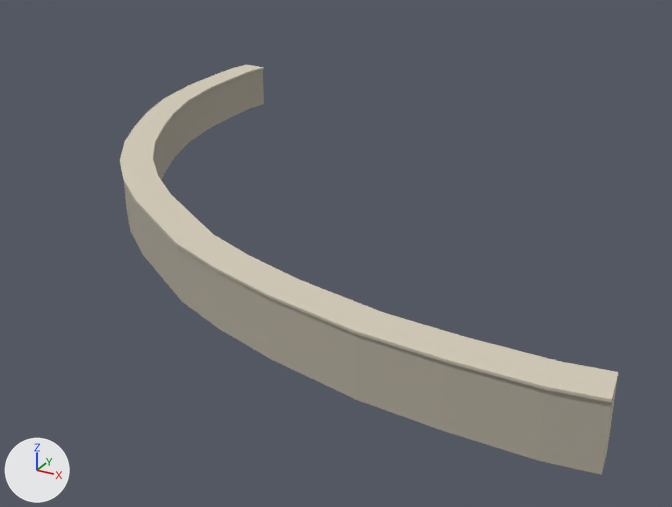
The glTF model public/village/focal-sites/dam.glb, before and after one commit.
Both versions are drawn from a camera (50 mm lens) standing at (86.1, -167.0, 71.7) and looking at (-1.2, -8.1, -7.7). Every picture has the same lights, and +X, +Y and +Z are marked at lower left. The older version comes first. Vertices at exactly the same position are counted once.

In view in the first picture: 'focal:dam'.
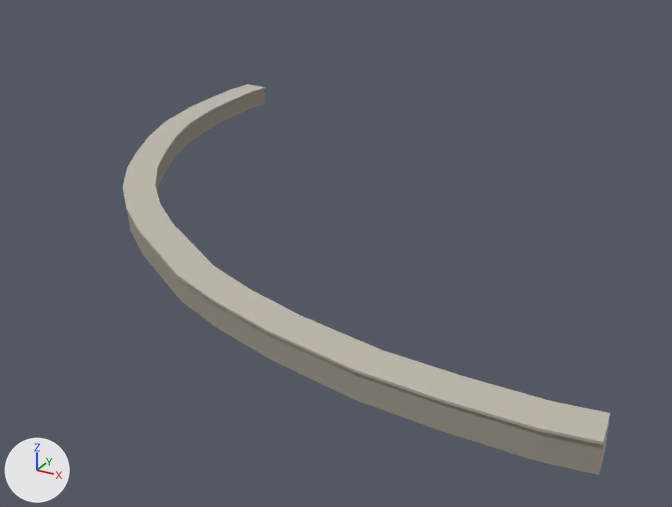
Changed parts and their boxes (x1, y1, x2, y2) in the pictures (672 x 507 px; the box of a moved part takes in the faces that stretch with it):
'focal:dam', reshaped, recoloured: before (120, 65, 618, 475); after (123, 84, 610, 475)
part 1 of me_focal_dam_mesh, moved or reshaped: before (124, 69, 618, 475); after (127, 89, 610, 475)
part 2 of me_focal_dam_mesh, moved or reshaped: before (120, 65, 618, 403); after (123, 84, 610, 445)
part 3 of me_focal_dam_mesh, recoloured: before (120, 68, 617, 472); after (123, 88, 609, 474)
part 4 of me_focal_dam_mesh, recoloured: before (124, 69, 618, 475); after (127, 89, 610, 475)
part 5 of me_focal_dam_mesh, recoloured: before (120, 65, 618, 399); after (123, 84, 610, 442)

What changed in the scene script:
```text
Change me_focal_dam_mesh:
    used by ob_focal_dam; location = (0.0, 0.0, 0.0)
    remove me_focal_dam_mesh.from_pydata(...)  # 144 vertices, 174 faces; spans x -73.2..69.2, y -69.0..65.1, z 0.0..11.2
    add me_focal_dam_mesh.from_pydata(...)  # 144 vertices, 174 faces; spans x -73.0..69.0, y -69.2..65.4, z 0.0..5.2
    me_focal_dam_mesh part 1: the loose piece of 72 vertices spanning x -72.8..69.2, y -68.6..65.1, z 0.0..10.8 is multiplied about the mesh origin by the matrix ((1.0, 0.004, 0.0), (-0.004, 1.0, 0.0), (0.0, 0.0, 0.442))
    me_focal_dam_mesh part 2: the loose piece of 72 vertices spanning x -73.2..69.2, y -69.0..65.1, z 10.8..11.2 is turned -0.2 degrees about the z axis through its middle, then moved by (0.0, 0.0, -6.0)
    me_focal_dam_mesh part 3: 72 faces centred in x -73.0..68.9, y -68.9..64.8, z 3.6..11.0 are repainted in the vertex colours; the middle colour goes from light grey #c5bdac to grey #afaa9e
    me_focal_dam_mesh part 4: 68 faces centred in x -72.6..66.6, y -68.5..62.7, z 3.6..7.2 are repainted in the vertex colours; the middle colour goes from grey #afa899 to grey #999386
    me_focal_dam_mesh part 5: 34 faces centred in x -70.7..66.3, y -66.6..62.4, z 11.2 are repainted in the vertex colours; the middle colour goes from pale yellow #d6cdba to light grey #c0baad
```
